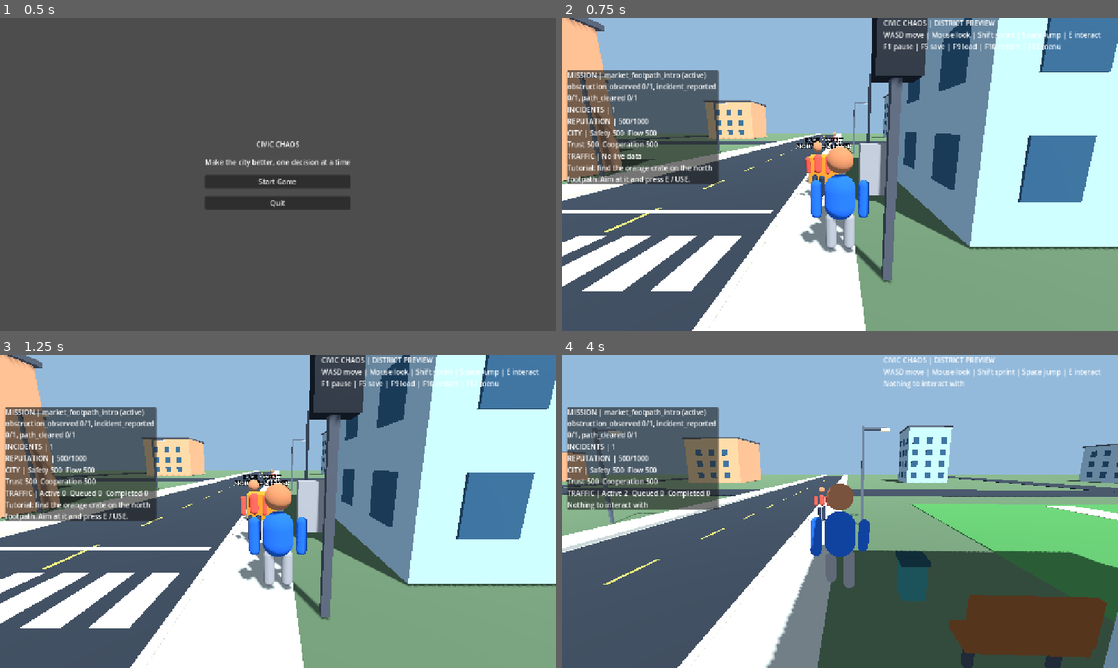
Above: before the commit, frames 1-4 (two rows, left to right).
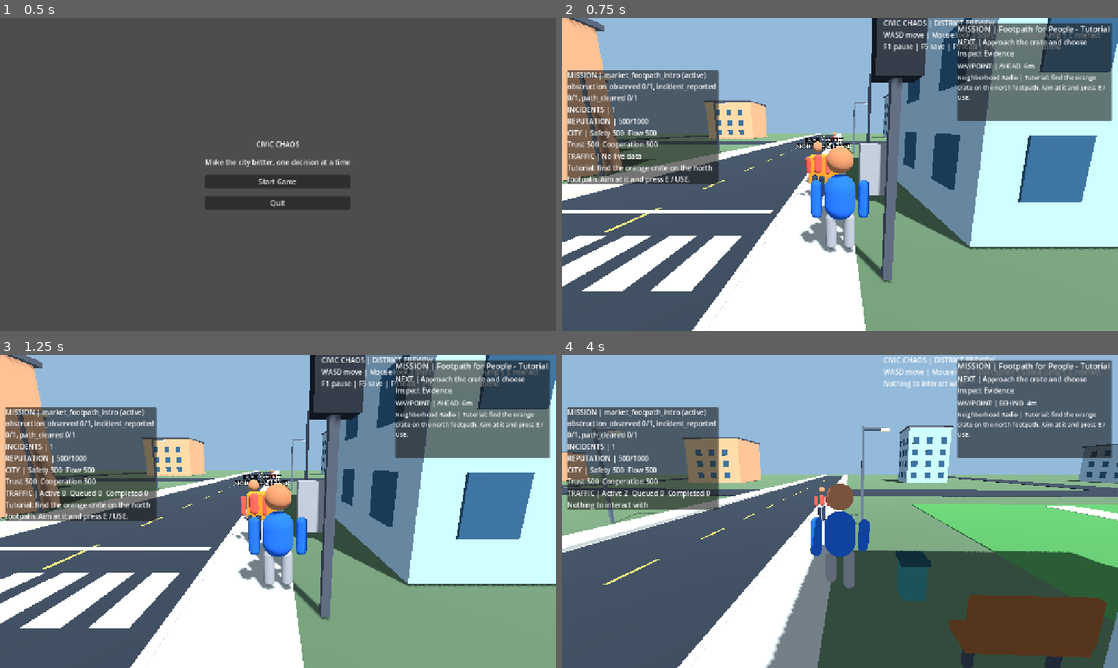
Above: after the commit, the same moments.

Repository: gauravprajapat-23/civic-chaos
Game: Godot game, scene res://scenes/core/menu.tscn
The game is run twice, just before and just after one commit, with the same random seed, the same clock (stepped at 60 frames per second) and the same inputs.
Inputs (mouse positions are in pixels of both pictures, inside the frame that each line leads up to):
- Up to frame 1 (0.5 s): no input
- Up to frame 2 (0.75 s): click "Start Game" at 0.5 s
- Up to frame 3 (1.25 s): no input
- Up to frame 4 (4 s): tap E (interact) at 1.25, 2.1, 3.05, 3.6 s; move the mouse to (867, 511) at 1.27 s; hold E (interact) 1.28-2.03 s; hold W (move_forward) from 1.28 s (still down); tap Space (jump) at 1.52, 2.27, 3.77 s; move the mouse to (812, 511) at 2.02 s; move the mouse to (851, 505) at 2.77 s; hold Shift (sprint) 2.78-3.53 s; move the mouse to (834, 517) at 3.52 s

Frame 1 is identical in both runs. In frame 2, 8.7% of the frame differs, in the area x 71-99%, y 1-33%; in frame 3, 8.7%; in frame 4, 8.7%.

Commit message:
feat(game-015): show real mission waypoints, dialogue and safe recovery controls

Diff:
--- a/scripts/core/main.gd
+++ b/scripts/core/main.gd
@@ -13,6 +13,7 @@
 const GameplaySession = preload("res://scripts/civic/gameplay_session.gd")
 const WrongWayLiveMission = preload("res://scripts/civic/wrong_way_live_mission.gd")
 const IncidentCard = preload("res://scripts/ui/civic_incident_card.gd")
+const MissionGuide = preload("res://scripts/ui/civic_mission_guide.gd")
 const SaveRepo = preload("res://scripts/core/save_repository.gd")
 var graphics_lod: CivicGraphicsLOD
 var debug_overlay: CivicDebugOverlay
@@ -21,6 +22,7 @@
 var wrong_way_world: CivicWrongWayLiveMission
 var _card_source: Node
 var incident_card: CivicIncidentDetailCard
+var mission_guide: CivicMissionGuide
 var touch_layer: CanvasLayer
 var _traffic_display_elapsed: float = 0.0
 var _wrong_way_retry_elapsed: float = 0.0
@@ -110,6 +112,11 @@
     add_child(incident_card)
     incident_card.action_selected.connect(_on_incident_card_action)
     incident_card.dismissed.connect(_on_incident_card_dismissed)
+    mission_guide = MissionGuide.new() as CivicMissionGuide
+    mission_guide.name = "CivicMissionGuide"
+    add_child(mission_guide)
+    mission_guide.recovery_action_requested.connect(_on_mission_recovery_action)
+    _refresh_mission_guide()
     print("CIVIC_CHAOS_MAIN_READY")
 
 func _unhandled_key_input(event: InputEvent) -> void:
@@ -226,6 +233,7 @@
         state.merge(wrong_way_world.hud_state(), true)
         civic_hud.render_state(state)
     _on_interaction_message("Checkpoint restored. Mission, vehicles and civic progress resumed.")
+    _refresh_mission_guide()
     return true
 
 func _connect_wrong_way_signals(live: CivicWrongWayLiveMission) -> void:
@@ -261,6 +269,7 @@
     wrong_way_world = live
     _connect_wrong_way_signals(live)
     _on_interaction_message("NEW MISSION: Wrong Way, Wrong Day. Follow the west road to the yellow report post.")
+    _refresh_mission_guide()
 
 func _on_incident_card_requested(state: Dictionary) -> void:
     _show_incident_card(state, gameplay_session)
@@ -297,6 +306,43 @@
     if touch_layer != null:
         touch_layer.visible = true
     Input.mouse_mode = Input.MOUSE_MODE_VISIBLE if OS.has_feature("mobile") else Input.MOUSE_MODE_CAPTURED
+
+## GAME-015: mission directions are based on physical marker positions.
+## No live queue values are guessed or modified by the UI.
+func _refresh_mission_guide() -> void:
+    if mission_guide == null or gameplay_session == null:
+        return
+    var state: Dictionary = {}
+    if is_instance_valid(wrong_way_world):
+        state = wrong_way_world.guidance_state()
+    elif gameplay_session.finished:
+        state = {
+            "title": "Wrong Way, Wrong Day",
+            "objective": "Traffic is clearing. Municipal staff are preparing the next incident.",
+            "speaker": "Neighborhood Radio",
+            "dialogue": "Stay on the sidewalk while city vehicles enter.",
+            "has_target": false,
+            "recovery_available": false
+        }
+    else:
+        state = gameplay_session.guidance_state()
+    var forward: Vector3 = -player.global_transform.basis.z
+    if player.camera != null:
+        forward = -player.camera.global_transform.basis.z
+    mission_guide.update_guide(state, player.global_position, forward)
+
+func _on_mission_recovery_action(action: String) -> void:
+    if not is_instance_valid(wrong_way_world) or not wrong_way_world.recovery_help_needed():
+        return
+    match action:
+        "reload_checkpoint":
+            if incident_card != null and incident_card.is_open():
+                incident_card.dismiss()
+            if not _load_gameplay_checkpoint():
+                _on_interaction_message("Checkpoint unavailable or unsafe. You can restart the level instead.")
+        "restart_level":
+            # Confirmation is handled by the guide's ConfirmationDialog.
+            lifecycle.restart_game()
 
 func _toggle_pause() -> void:
     if incident_card != null and incident_card.is_open():
@@ -330,6 +376,7 @@
     if _traffic_display_elapsed < 0.5 or civic_hud == null:
         return
     _traffic_display_elapsed = 0.0
+    _refresh_mission_guide()
     var junction := get_node_or_null("FourWayJunction")
     if junction == null:
         return
